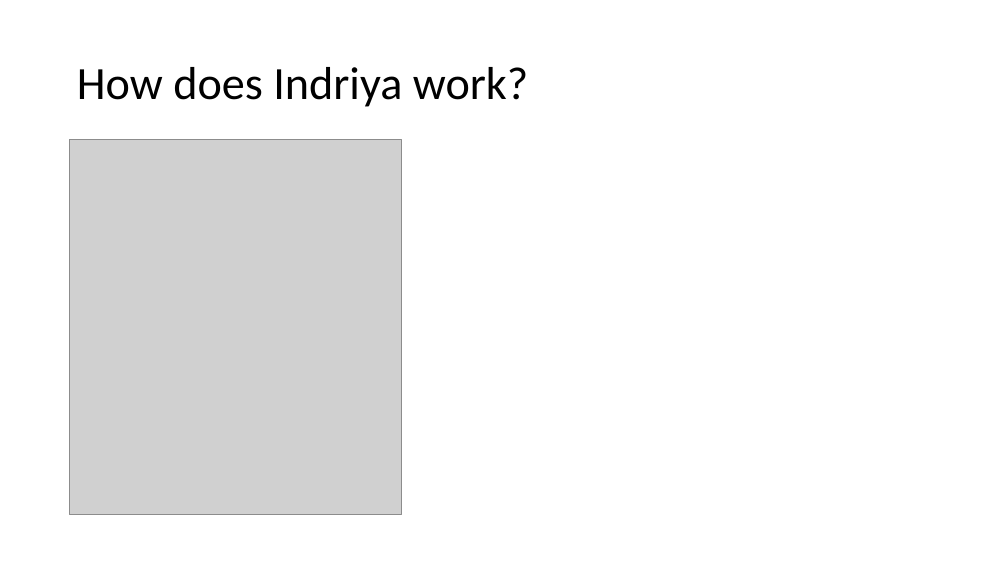
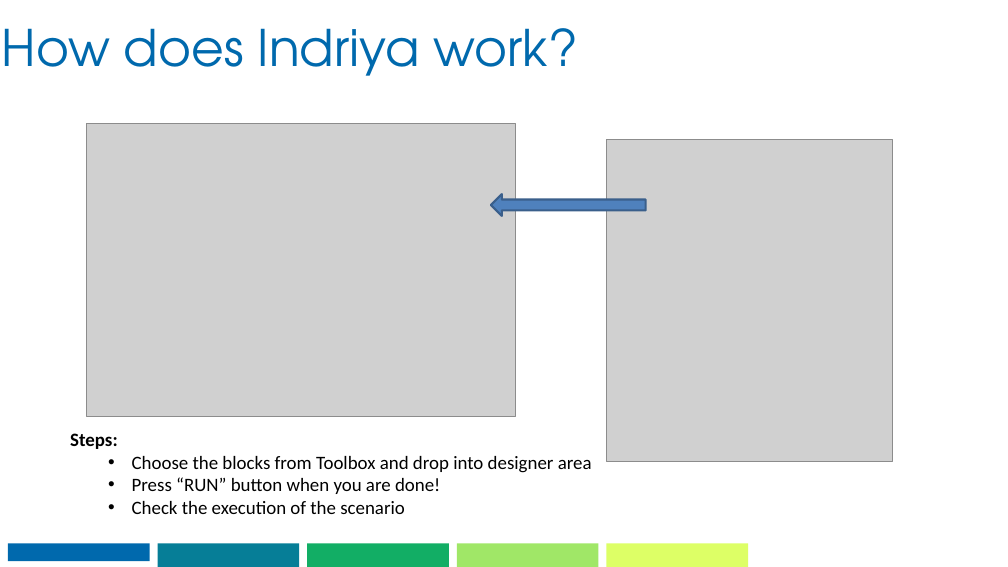
Before and after one commit to praveenv4k/indriya, a slide deck: slide 4 of docs/Misc/Handout.pptx. Drawn at 1008x567 pixels with LibreOffice and Linux fonts; fonts in the diff are those of the drawing; grey boxes stand for pictures. Boxes give left, top, right and bottom in pixels: in the first picture for what was removed or moved away, otherwise in the second. Text is boxed around its words. In the diff, an @@ line names an element or a change of style, - is before the commit and + after.

```diff
--- a/docs/Misc/Handout.pptx
+++ b/docs/Misc/Handout.pptx
@@ title "How does Indriya work?": place and size @@
-title "How does Indriya work?" at <box>77,67,528,107</box>
+title "How does Indriya work?" at <box>2,28,578,76</box>
@@ title "How does Indriya work?" at <box>2,28,578,76</box>: size 44 to 48 pt, font Calibri to TeX Gyre Adventor, text colour #000000 to #0069AD; line spacing 0.9 to 1 @@
@@ picture: place and size @@
-picture at <box>70,140,402,515</box>
+picture at <box>87,123,516,416</box>
@@ picture added at <box>606,140,893,461</box> @@
@@ left arrow added at <box>491,194,646,216</box>, fill #4F81BD, outline #3A5F8C 2 pt @@
@@ text added at <box>70,433,592,514</box>, 18 pt, text #000000 @@
+Steps:
+  • Choose the blocks from Toolbox and drop into designer area
+  • Press “RUN” button when you are done!
+  • Check the execution of the scenario
@@ rectangle added at <box>8,544,150,562</box>, fill #0069AD @@
@@ rectangle added at <box>157,544,299,567</box>, fill #067E97 @@
@@ rectangle added at <box>307,544,449,567</box>, fill #12AE65 @@
@@ rectangle added at <box>457,544,599,567</box>, fill #A0E767 @@
@@ rectangle added at <box>606,544,749,567</box>, fill #DDFF66 @@
```
Also in this commit, not shown: 2 other slides changed, 3 slides added, 1 slide removed, 1 other file.
